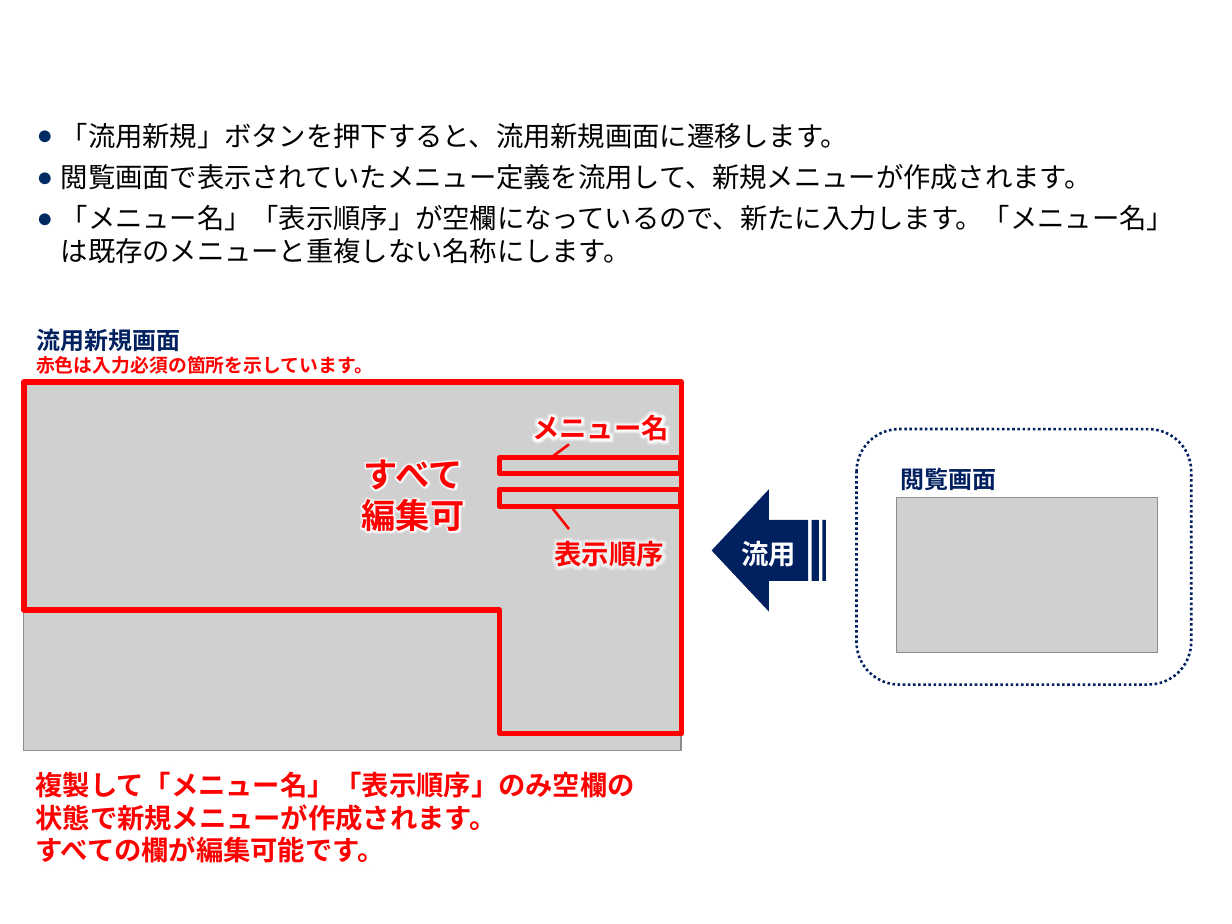
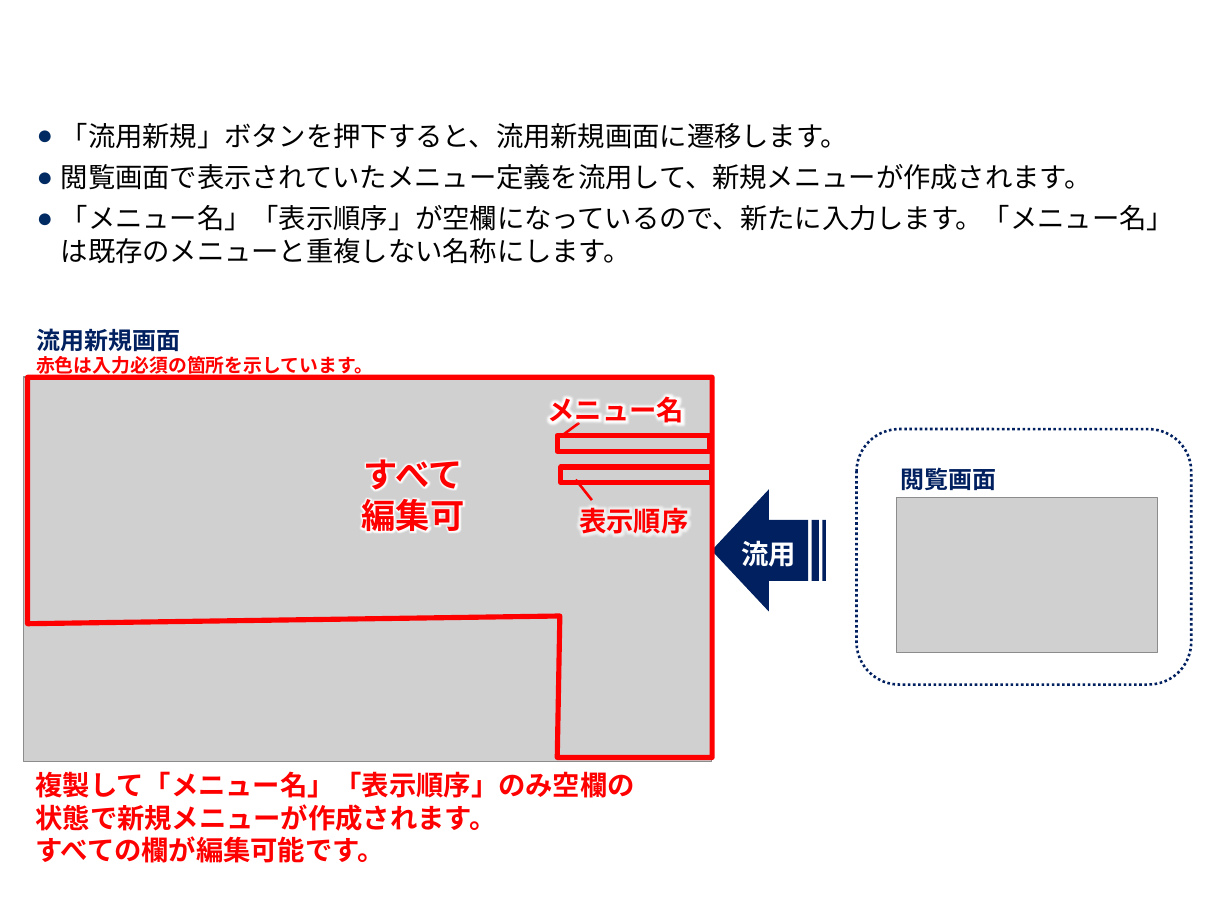
Before and after one commit to exastro-suite/it-automation-docs, a slide deck: slide 23 of asset/Learn_ja/ITA-hg-ps_classroom_lecture_ja.pptx. Drawn at 1232x924 pixels with LibreOffice and Linux fonts; fonts in the diff are those of the drawing; grey boxes stand for pictures; background and template pictures are left out. Boxes give left, top, right and bottom in pixels: in the first picture for what was removed or moved away, otherwise in the second. Text is boxed around its words. In the diff, an @@ line names an element or a change of style, - is before the commit and + after.

```diff
--- a/asset/Learn_ja/ITA-hg-ps_classroom_lecture_ja.pptx
+++ b/asset/Learn_ja/ITA-hg-ps_classroom_lecture_ja.pptx
@@ picture resized from (x1=23, y1=384, x2=681, y2=750) to (x1=23, y1=377, x2=712, y2=761) @@
@@ freeform shape resized from (x1=25, y1=382, x2=683, y2=733) to (x1=27, y1=377, x2=712, y2=758) @@
@@ text "メニュー名" moved from (x1=532, y1=414, x2=668, y2=446) to (x1=548, y1=396, x2=684, y2=428) @@
@@ rectangle resized from (x1=500, y1=458, x2=681, y2=474) to (x1=557, y1=435, x2=710, y2=451) @@
@@ line moved from (569, 445) - (551, 458) to (579, 423) - (561, 436) @@
@@ rectangle resized from (x1=500, y1=489, x2=681, y2=506) to (x1=561, y1=467, x2=712, y2=483) @@
@@ line moved from (569, 529) - (553, 509) to (591, 500) - (575, 479) @@
@@ text "表示順序" moved from (x1=554, y1=541, x2=663, y2=567) to (x1=579, y1=508, x2=688, y2=534) @@
```
Also in this commit, not shown: 15 other slides changed, 2 slides added, 1 slide removed, 1 other file.
